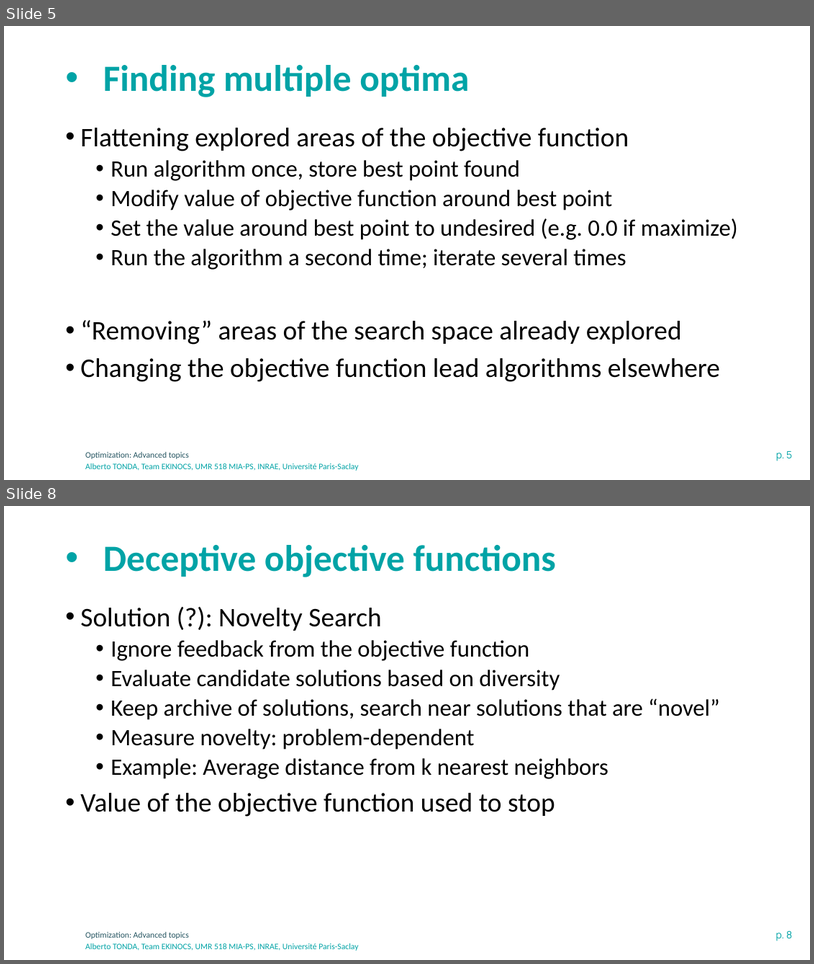
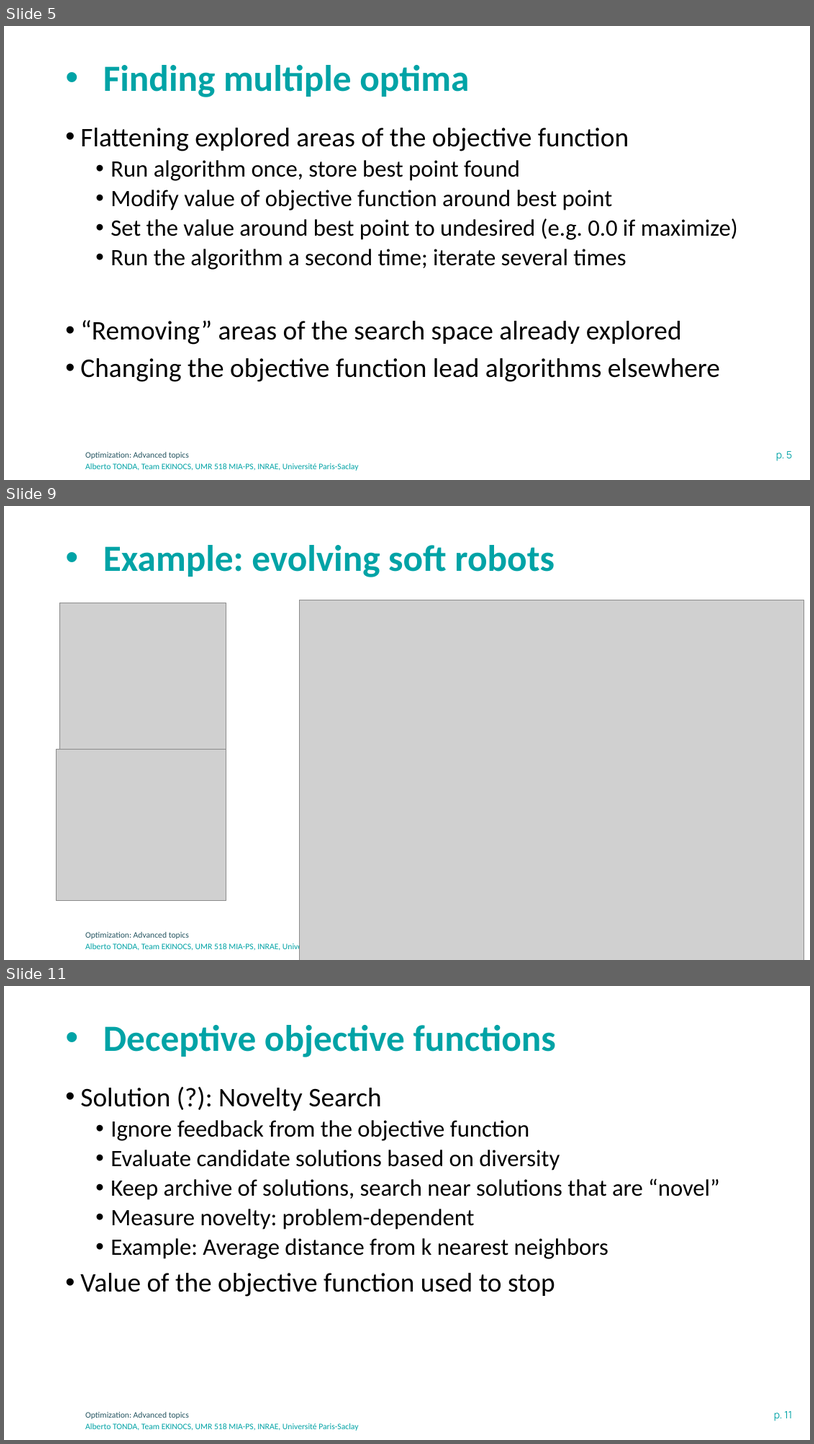
Before and after one commit to albertotonda/teaching, a slide deck: optimization-methods-for-artificial-intelligence/optimization-advanced.pptx. Shown one above the other, each under a label of ours: slides 5 and 8 before the commit, slides 5, 9 and 11 after it; the slides between them are not shown. The pictures are 814x964 and 814x1444 pixels, drawn with LibreOffice and Linux fonts; fonts in the diff are those of the drawing; grey boxes stand for pictures; background and template pictures are left out. Boxes give left, top, right and bottom in pixels: in the first picture for what was removed or moved away, otherwise in the second. Text is boxed around its words. In the diff, an @@ line names an element or a change of style, - is before the commit and + after.

```diff
--- a/optimization-methods-for-artificial-intelligence/optimization-advanced.pptx
+++ b/optimization-methods-for-artificial-intelligence/optimization-advanced.pptx
@@ slide 9 added at <box>4,506,810,960</box>, background #FFFFFF; not listed: 2 template elements that a slide beside it also shows @@
@@ title added at <box>103,545,555,577</box>, 44 pt, text #00A3A6, bold @@
+• Example: evolving soft robots
@@ picture added at <box>59,602,226,750</box> @@
@@ picture added at <box>300,600,805,960</box> @@
@@ picture added at <box>57,749,226,900</box> @@
@@ what was slide 8 is now slide 11 @@
@@ page number at <box>774,1411,792,1421</box>: text changed @@
-p. 8
+p. 11
```
Also in this commit, not shown: 3 slides changed, 2 other slides added, 14 other files.
